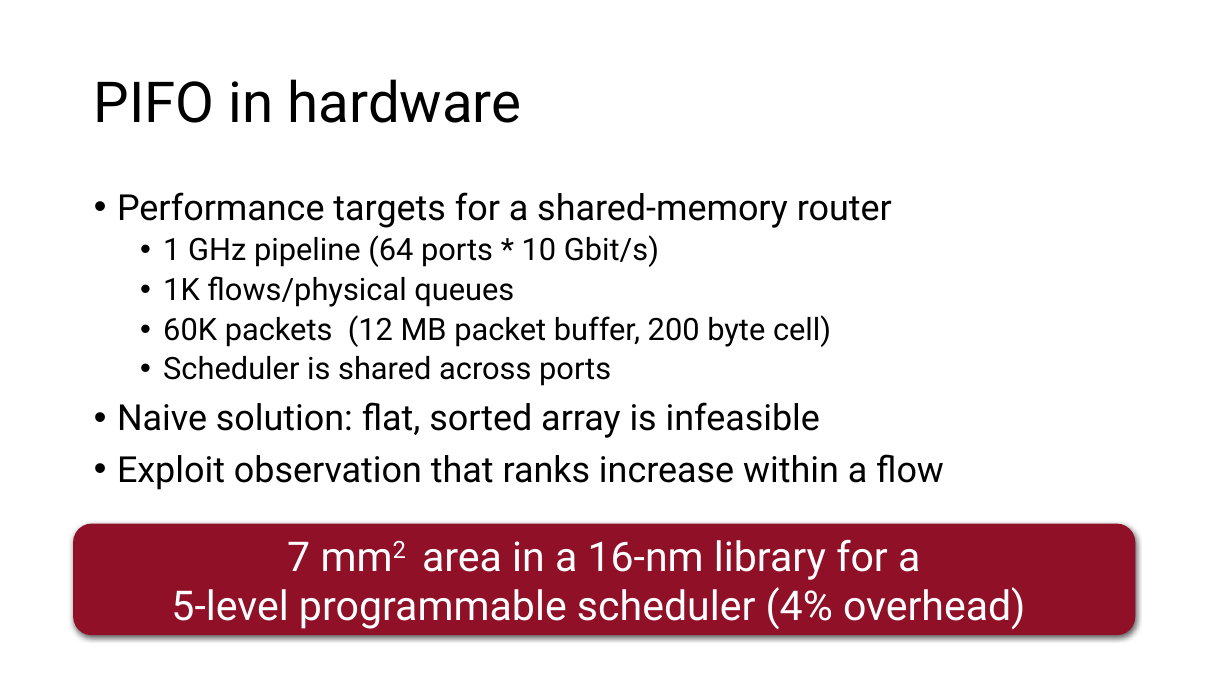
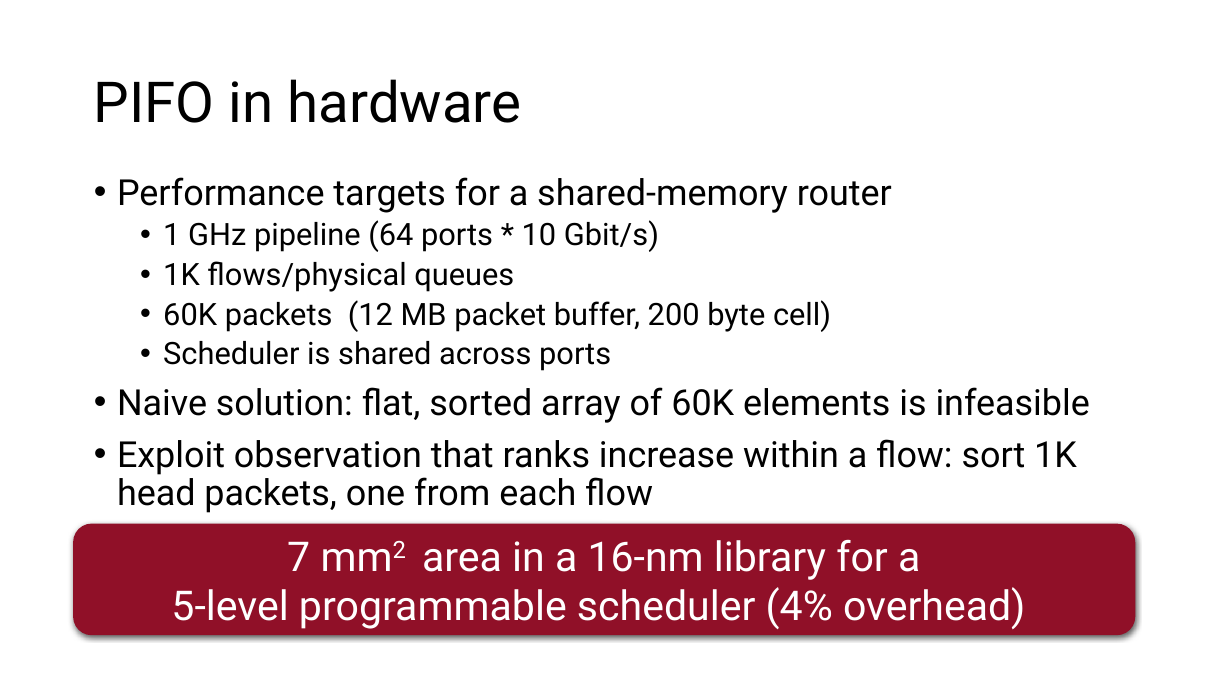
Before and after one commit to anirudhSK/pifo-domino-marple-ppts, a slide deck: slide 24 of combined_domino_pifo.pptx. Drawn at 1232x693 pixels with LibreOffice and Linux fonts; fonts in the diff are those of the drawing. Boxes give left, top, right and bottom in pixels: in the first picture for what was removed or moved away, otherwise in the second. Text is boxed around its words. In the diff, an @@ line names an element or a change of style, - is before the commit and + after.

```diff
--- a/combined_domino_pifo.pptx
+++ b/combined_domino_pifo.pptx
@@ text "Performance targets for a shared-memory ..." moved from (x1=117, y1=192, x2=944, y2=490) to (x1=117, y1=177, x2=1090, y2=513) @@
@@ text at (x1=117, y1=387, x2=1090, y2=513): text changed @@
-• Naive solution: flat, sorted array is infeasible
-• Exploit observation that ranks increase within a flow
+• Naive solution: flat, sorted array of 60K elements is infeasible
+• Exploit observation that ranks increase within a flow: sort 1K head packets, one from each flow
```
Also in this commit, not shown: 3 other slides changed.
